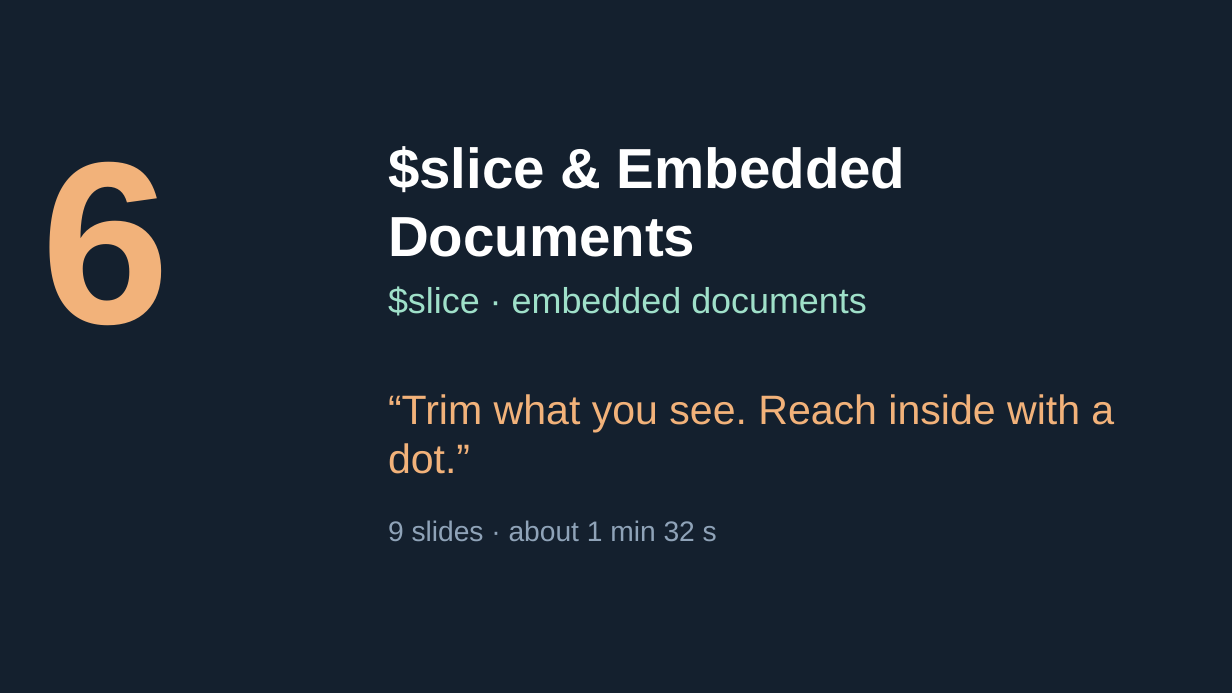
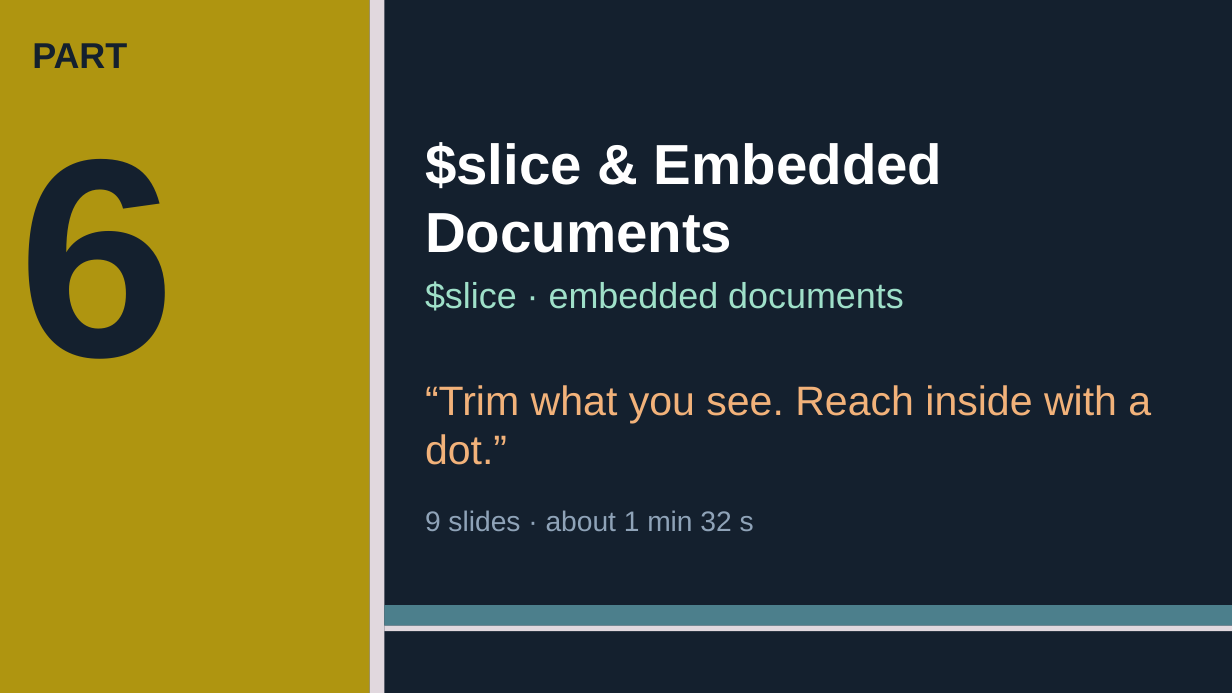
Before and after one commit to Tiredicey/ADBS, a slide deck: slide 68 of 02_GROUP_DECK/ADBS_GROUP_DECK.pptx. Drawn at 1232x693 pixels with LibreOffice and Linux fonts; fonts in the diff are those of the drawing. Boxes give left, top, right and bottom in pixels: in the first picture for what was removed or moved away, otherwise in the second. Text is boxed around its words. In the diff, an @@ line names an element or a change of style, - is before the commit and + after.

Commit message:
Bebop-style part dividers: flat colour blocks measured from the uploaded opening (contrast-checked); reference teardown saved

```diff
--- a/02_GROUP_DECK/ADBS_GROUP_DECK.pptx
+++ b/02_GROUP_DECK/ADBS_GROUP_DECK.pptx
@@ rectangle added at (0, 0, 370, 693), fill #AF9510 @@
@@ rectangle added at (370, 0, 384, 693), fill #E1D8DE @@
@@ text added at (32, 43, 127, 68), 28 pt, text #14202E, bold @@
+PART
@@ text "$slice & Embedded Documents": place and size @@
-text "$slice & Embedded Documents" at (388, 146, 905, 257)
+text "$slice & Embedded Documents" at (425, 142, 942, 253)
@@ text "6": place and size @@
-text "6" at (42, 161, 170, 326)
+text "6" at (18, 159, 175, 359)
@@ text "6" at (18, 159, 175, 359): size 180 to 220 pt, text colour #F2B27A to #14202E @@
@@ text "$slice · embedded documents": place and size @@
-text "$slice · embedded documents" at (388, 286, 867, 316)
+text "$slice · embedded documents" at (425, 281, 904, 311)
@@ text "“Trim what you see. Reach ...": place and size @@
-text "“Trim what you see. Reach ..." at (388, 394, 1114, 474)
+text "“Trim what you see. Reach ..." at (425, 385, 1151, 465)
@@ text "9 slides · about 1 ...": place and size @@
-text "9 slides · about 1 ..." at (388, 520, 717, 541)
+text "9 slides · about 1 ..." at (425, 510, 754, 531)
@@ rectangle added at (384, 605, 1232, 626), fill #4C7F8C @@
@@ rectangle added at (384, 626, 1232, 631), fill #E1D8DE @@
```
Also in this commit, not shown: 7 other slides changed, 4 other files.
